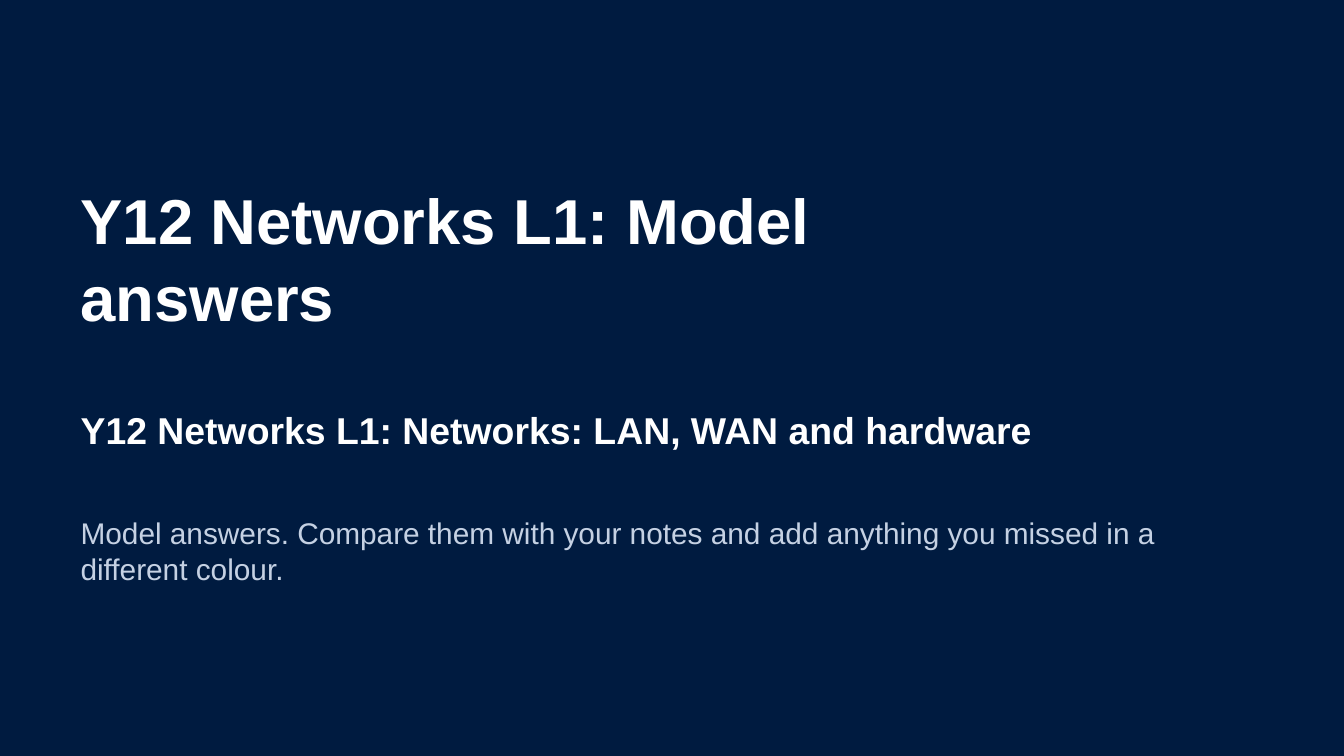
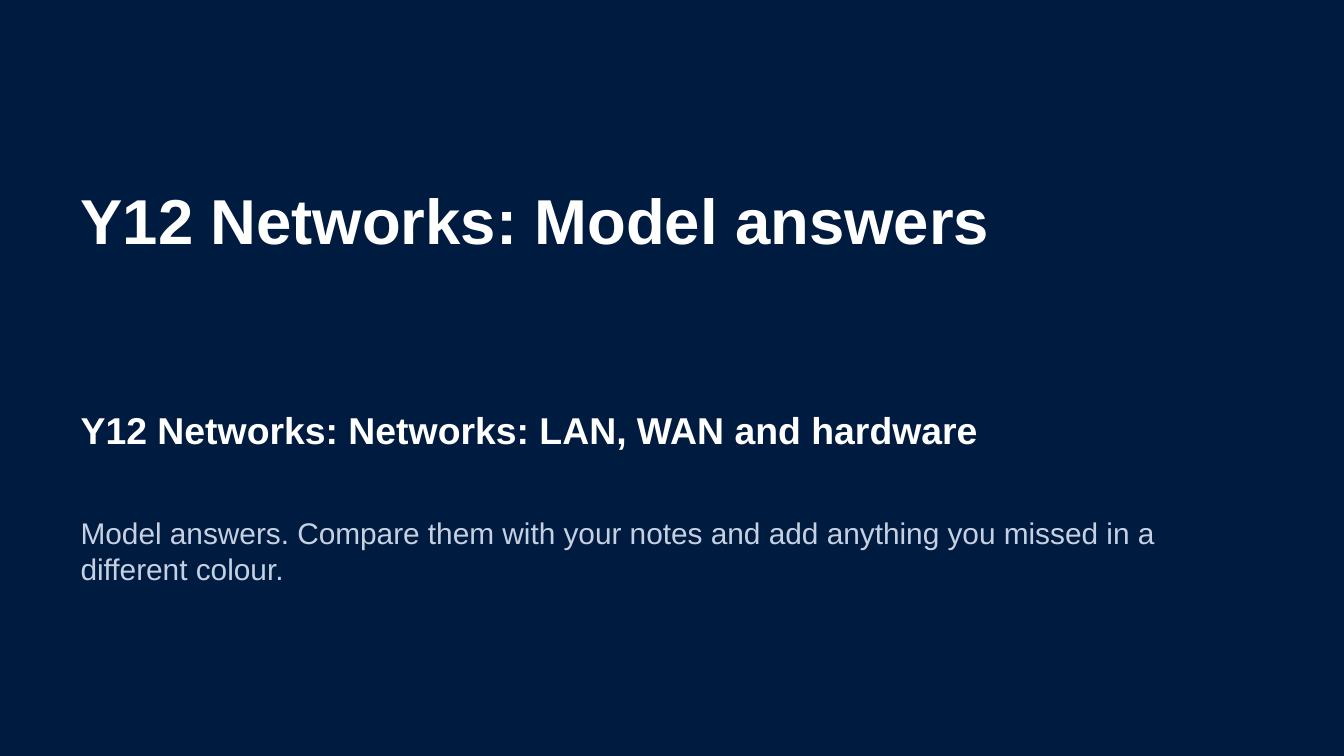
Before and after one commit to Dr-Hughes/Teaching-Materials, a slide deck: slide 1 of computer-science/a-level/y12-networks-l1-model-answers/y12-networks-l1-model-answers.pptx. Drawn at 1344x756 pixels with LibreOffice and Linux fonts; fonts in the diff are those of the drawing. Boxes give left, top, right and bottom in pixels: in the first picture for what was removed or moved away, otherwise in the second. Text is boxed around its words. In the diff, an @@ line names an element or a change of style, - is before the commit and + after.

```diff
--- a/computer-science/a-level/y12-networks-l1-model-answers/y12-networks-l1-model-answers.pptx
+++ b/computer-science/a-level/y12-networks-l1-model-answers/y12-networks-l1-model-answers.pptx
@@ title at bbox=[81, 198, 989, 245]: text changed @@
-Y12 Networks L1: Model answers
+Y12 Networks: Model answers
@@ text at bbox=[81, 417, 977, 450]: text changed @@
-Y12 Networks L1: Networks: LAN, WAN and hardware
+Y12 Networks: Networks: LAN, WAN and hardware
```
Also in this commit, not shown: 9 other slides changed.
